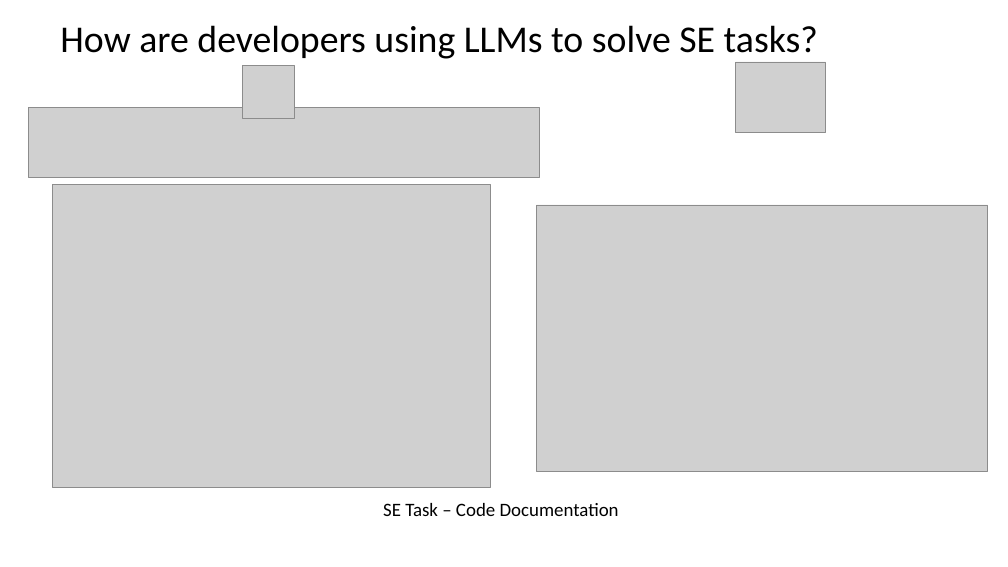
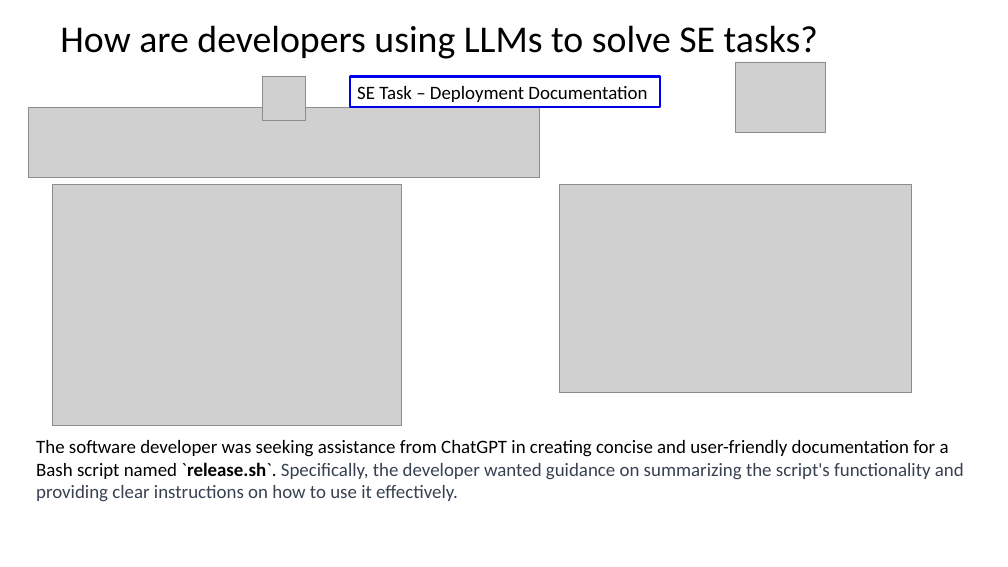
Before and after one commit to johnxu21/johnxu21.github.io, a slide deck: slide 7 of teaching/CS472/Timetable/LLM.pptx. Drawn at 1008x567 pixels with LibreOffice and Linux fonts; fonts in the diff are those of the drawing; grey boxes stand for pictures. Boxes give left, top, right and bottom in pixels: in the first picture for what was removed or moved away, otherwise in the second. Text is boxed around its words. In the diff, an @@ line names an element or a change of style, - is before the commit and + after.

```diff
--- a/teaching/CS472/Timetable/LLM.pptx
+++ b/teaching/CS472/Timetable/LLM.pptx
@@ picture removed at box(243, 66, 294, 118) @@
@@ picture added at box(262, 76, 306, 121) @@
@@ rectangle "SE Task – Deployment Documentation": place and size @@
-rectangle "SE Task – Deployment Documentation" at box(383, 503, 619, 516)
+rectangle "SE Task – Deployment Documentation" at box(350, 76, 660, 107)
@@ rectangle "SE Task – Deployment Documentation" at box(350, 76, 660, 107): outline none to #0000EA 2.25 pt @@
@@ text in rectangle at box(357, 86, 647, 102): text changed @@
-SE Task – Code Documentation
+SE Task – Deployment Documentation
@@ picture: place and size @@
-picture at box(53, 185, 491, 487)
+picture at box(53, 185, 402, 425)
@@ picture: place and size @@
-picture at box(537, 205, 988, 471)
+picture at box(560, 185, 912, 392)
@@ text added at box(36, 440, 964, 502), 18 pt, text #000000 @@
+The software developer was seeking assistance from ChatGPT in creating concise and user-friendly documentation for a Bash script named `release.sh`. Specifically, the developer wanted guidance on summarizing the script's functionality and providing clear instructions on how to use it effectively.
```
Also in this commit, not shown: 4 other slides changed, 1 slide removed, 1 other file.
